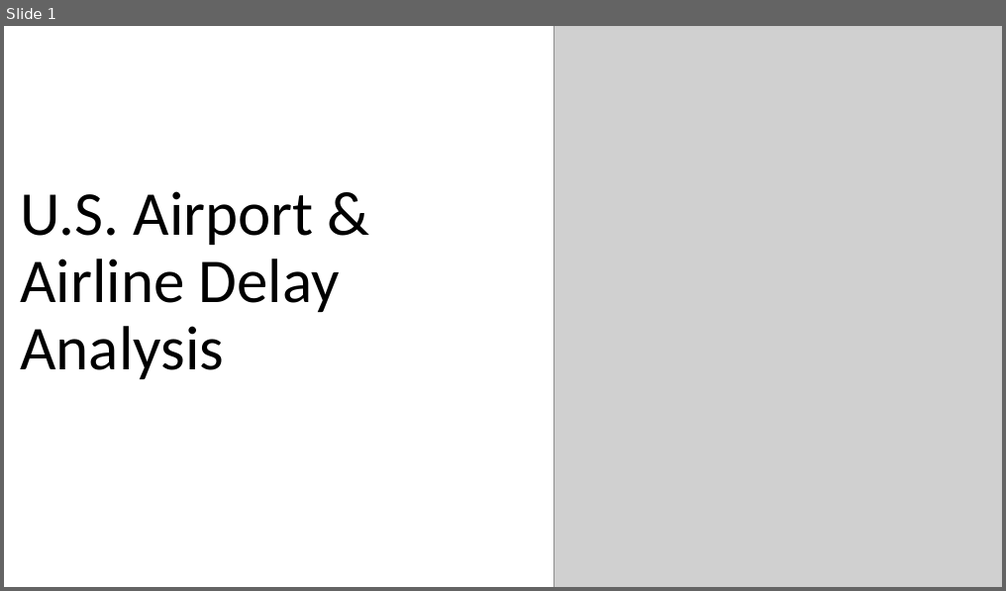
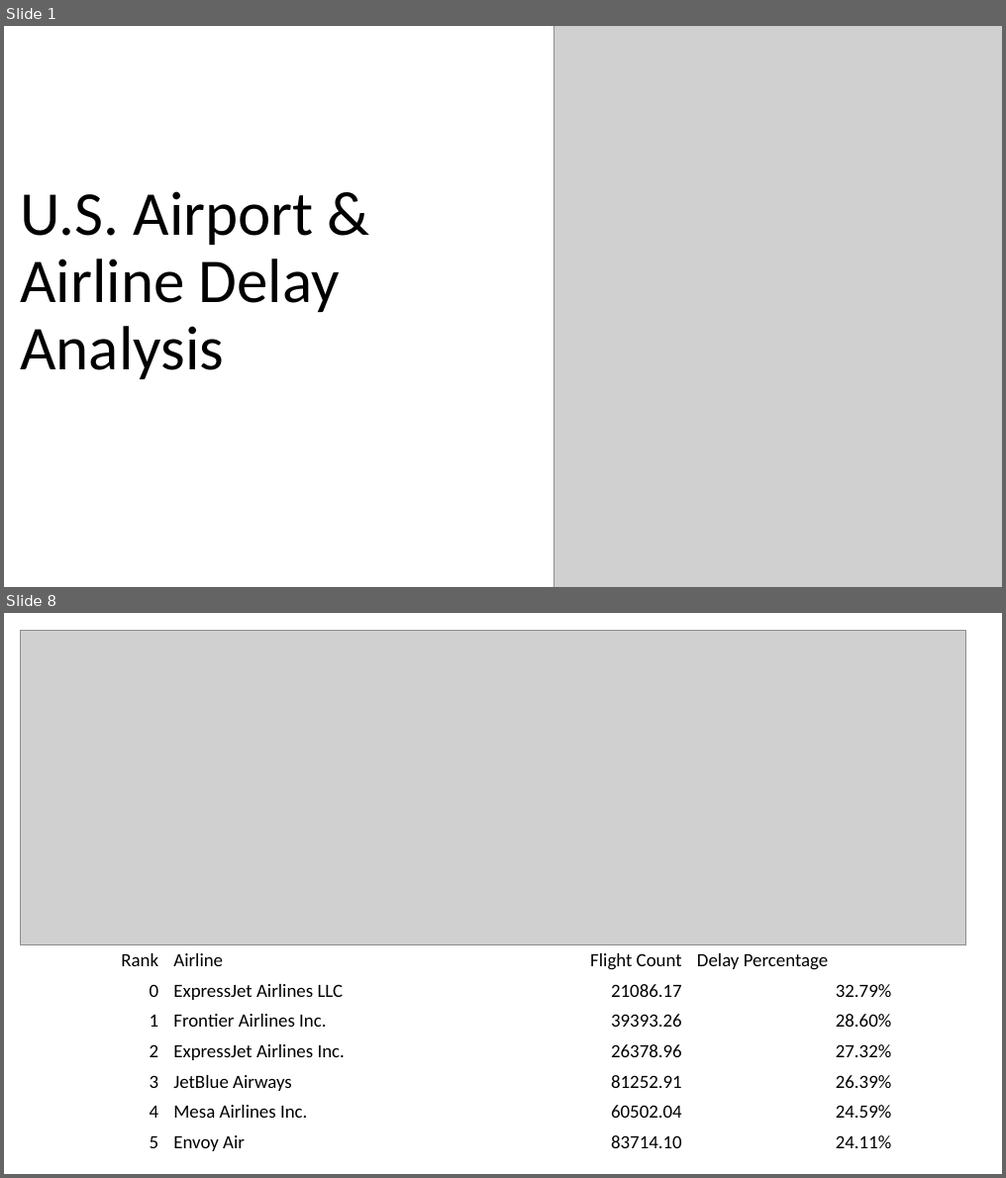
Before and after one commit to bishdj22/Project-1-FlightAnalysis, a slide deck: Project-1-AirportAirlineAnalysis-dec2019.pptx. Shown one above the other, each under a label of ours: slide 1 before the commit, slides 1 and 8 after it; the slides between them are not shown. The pictures are 1006x591 and 1006x1178 pixels, drawn with LibreOffice and Linux fonts; fonts in the diff are those of the drawing; grey boxes stand for pictures. Boxes give left, top, right and bottom in pixels: in the first picture for what was removed or moved away, otherwise in the second. Text is boxed around its words. In the diff, an @@ line names an element or a change of style, - is before the commit and + after.

```diff
--- a/Project-1-AirportAirlineAnalysis-dec2019.pptx
+++ b/Project-1-AirportAirlineAnalysis-dec2019.pptx
@@ slide 8 added at [4, 613, 1002, 1174], background #FFFFFF @@
@@ picture added at [21, 630, 966, 946] @@
@@ table added at [60, 946, 899, 1156], 7 rows, 4 columns @@
+Rank | Airline | Flight Count | Delay Percentage
+0 | ExpressJet Airlines LLC | 21086.17 | 32.79%
+1 | Frontier Airlines Inc. | 39393.26 | 28.60%
+2 | ExpressJet Airlines Inc. | 26378.96 | 27.32%
+3 | JetBlue Airways | 81252.91 | 26.39%
+4 | Mesa Airlines Inc. | 60502.04 | 24.59%
+5 | Envoy Air | 83714.10 | 24.11%
```
Also in this commit, not shown: 2 slides changed, 3 other slides added, 1 slide removed, 5 other files.
